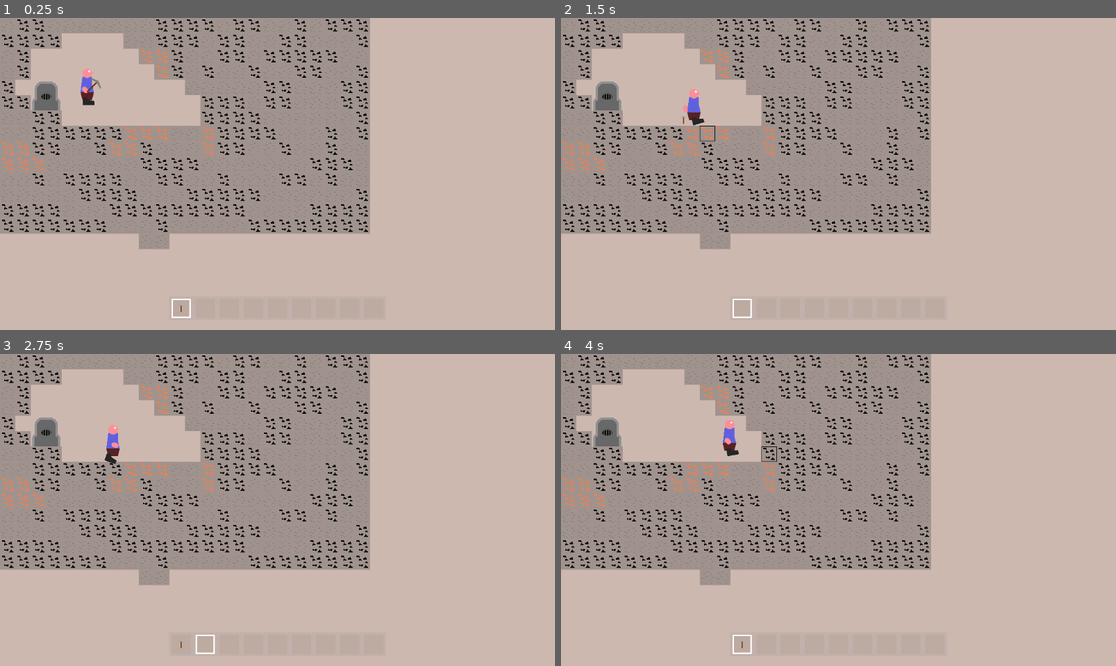
Above: before the commit, frames 1-4 (two rows, left to right).
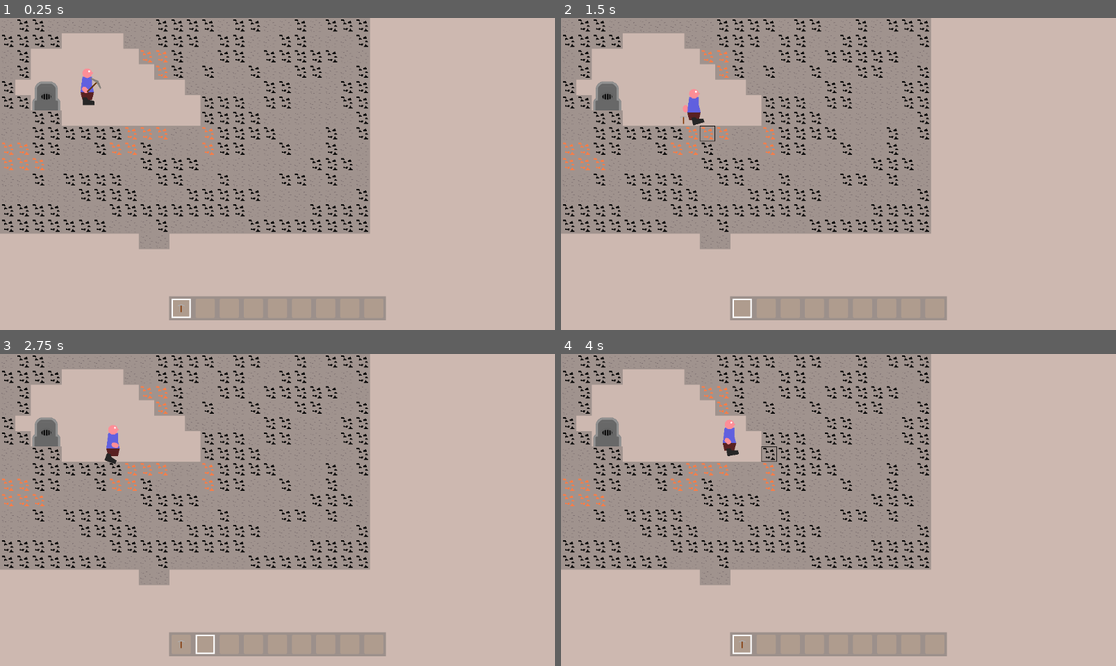
Above: after the commit, the same moments.

Repository: Griiimon/2D-Mining-Sandbox
Game: Godot game, scene res://scenes/game.tscn
Same seed, same stepped clock (60 frames per second), same inputs: the game is played once before the commit and once after it.
Inputs (mouse positions are in pixels of both pictures, inside the frame that each line leads up to):
- Up to frame 1 (0.25 s): no input
- Up to frame 2 (1.5 s): move the mouse to (960, 158) at 0.52 s; hold D (right) from 0.53 s (still down); tap X (drop_item) at 0.6 s; click (960, 158) at 0.67 s; tap Up (jump) at 0.77 s; move the mouse to (727, 189) at 1.27 s; tap F (interact) at 1.35 s
- Up to frame 3 (2.75 s): tap Up (jump) at 1.52 s; move the mouse to (333, 441) at 2.02 s; release D (right) at 2.03 s; hold A (left) from 2.03 s (still down); tap E (next_hotbar_item) at 2.1 s
- Up to frame 4 (4 s): move the mouse to (810, 572) at 2.77 s; release A (left) at 2.78 s; hold D (right) from 2.78 s (still down); tap Q (previous_hotbar_item) at 2.85 s; click (810, 572) at 2.92 s; tap Up (jump) at 3.02, 3.77 s; move the mouse to (1005, 556) at 3.52 s; tap X (drop_item) at 3.6 s

The runs differ from the first frame. In frame 1, 1.0% of the frame differs, in the area x 30-70%, y 89-97%; in frame 2, 1.0%; in frame 3, 1.0%; in frame 4, 1.0%.
Error in both runs: Cannot call method 'get_files' on a null value. (res://scripts/data_manager.gd:25)

Commit message:
change bg colors

Diff:
--- a/scenes/ui/hotbar_slot.tscn
+++ b/scenes/ui/hotbar_slot.tscn
@@ -4,7 +4,7 @@
 [ext_resource type="Texture2D" uid="uid://bfleajb856jir" path="res://textures/ui/hotbar_selection.png" id="2_3eqn3"]
 
 [sub_resource type="StyleBoxFlat" id="StyleBoxFlat_7h18t"]
-bg_color = Color(0.682353, 0.580392, 0.486275, 0.227451)
+bg_color = Color(0.752941, 0.654902, 0.564706, 0.529412)
 corner_radius_top_left = 3
 corner_radius_top_right = 3
 corner_radius_bottom_right = 3
--- a/scenes/ui/player_ui.tscn
+++ b/scenes/ui/player_ui.tscn
@@ -4,7 +4,7 @@
 [ext_resource type="PackedScene" uid="uid://d3a35hbblyx6o" path="res://scenes/ui/hotbar_slot.tscn" id="2_8gj2r"]
 
 [sub_resource type="StyleBoxFlat" id="StyleBoxFlat_82jp2"]
-bg_color = Color(0.6, 0.6, 0.6, 0.219608)
+bg_color = Color(0.34902, 0.34902, 0.34902, 0.423529)
 
 [node name="Player UI" type="CanvasLayer"]
 script = ExtResource("1_cefh8")
